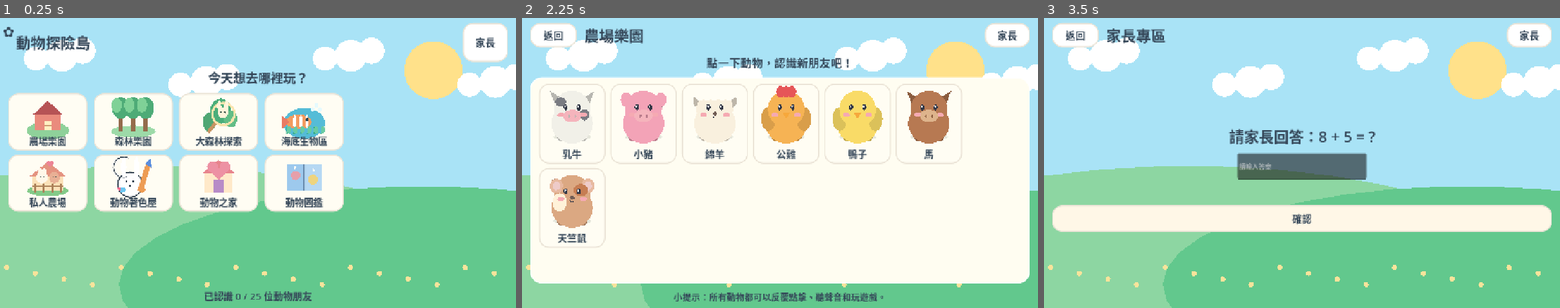
Above: before the commit, frames 1-3 (left to right).
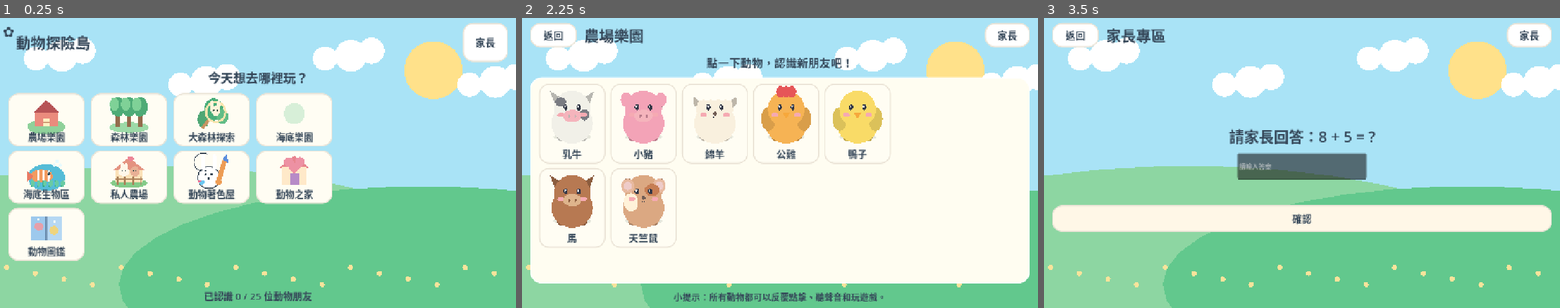
Above: after the commit, the same moments.

Repository: jimmy0933b3-sudo/farm
Game: Godot game, scene res://scenes/Main.tscn
The game is run twice, just before and just after one commit, with the same random seed, the same clock (stepped at 60 frames per second) and the same inputs.
Inputs (mouse positions are in pixels of both pictures, inside the frame that each line leads up to):
- Up to frame 1 (0.25 s): no input
- Up to frame 2 (2.25 s): click "家長" at 0.5 s; click "返回" at 1.25 s; click (568, 122) at 2.02 s
- Up to frame 3 (3.5 s): click "家長" at 2.75 s

The runs differ from the first frame. In frame 1, 16% of the frame differs, in the area x 1-67%, y 25-84%; in frame 2, 4.0%; in frame 3, nothing differs.

Commit message:
feat(ui): smooth finger scrolling in album, animal parks and care tabs; add six-animal Ocean Park

Diff:
--- a/scripts/Main.gd
+++ b/scripts/Main.gd
@@ -10,6 +10,7 @@
 const ColoringRoom = preload("res://scripts/ColoringRoom.gd")
 const ForestDiscovery = preload("res://scripts/ForestDiscovery.gd")
 const OceanDiscovery = preload("res://scripts/OceanDiscovery.gd")
+const TouchAnimalScroll = preload("res://scripts/TouchAnimalScroll.gd")
 const CareStage = preload("res://scripts/CareStage.gd")
 const ChoiceArt = preload("res://scripts/ChoiceArt.gd")
 const Backdrop = preload("res://scripts/Backdrop.gd")
@@ -49,8 +50,8 @@
 	sound.speech_enabled = bool(progress.data["settings"].get("speech", true))
 	var saved_screen = str(progress.data.get("last_screen","home"))
 	match saved_screen:
-		"farm", "forest":
-			show_zone(saved_screen)
+		"farm", "forest", "ocean_park":
+			show_zone("ocean" if saved_screen=="ocean_park" else saved_screen)
 		"care":
 			show_care()
 		"album":
@@ -90,7 +91,7 @@
 func _switch(name: String, bg: String = "home") -> VBoxContainer:
 	sound.stop_speaking()
 	screen = name
-	if name in ["home","farm","forest","care","album","forest_search","private_farm","coloring","ocean_search"]:
+	if name in ["home","farm","forest","care","album","forest_search","private_farm","coloring","ocean_search","ocean_park"]:
 		progress.data["last_screen"] = name
 		progress.save()
 	for node in get_children():
@@ -187,8 +188,10 @@
 	panel.add_theme_stylebox_override("panel", style)
 	return panel
 
-func _animal_button(info: Dictionary, action: Callable, locked: bool = false) -> Button:
-	var card = _button("", action, Color("#FFFDF3"), Vector2(165, 199))
+func _animal_button(info: Dictionary, action: Callable, locked: bool = false, scroll: ScrollContainer = null) -> Button:
+	var card = _button("", action if scroll==null else Callable(), Color("#FFFDF3"), Vector2(165, 199))
+	if scroll!=null:
+		scroll.wire_button(card,action)
 	var column = VBoxContainer.new()
 	column.mouse_filter = Control.MOUSE_FILTER_IGNORE
 	column.set_anchors_and_offsets_preset(Control.PRESET_FULL_RECT)
@@ -210,8 +213,10 @@
 func _animal(id: String) -> Dictionary:
 	return Data.get_animal(animals, id)
 
-func _picture_button(item_id: String, caption: String, action: Callable, minimum: Vector2 = Vector2(242, 226)) -> Button:
-	var card = _button("", action, Color("#FFFDF3"), minimum)
+func _picture_button(item_id: String, caption: String, action: Callable, minimum: Vector2 = Vector2(242, 226), scroll: ScrollContainer = null) -> Button:
+	var card = _button("", action if scroll==null else Callable(), Color("#FFFDF3"), minimum)
+	if scroll!=null:
+		scroll.wire_button(card,action)
 	var container = VBoxContainer.new()
 	container.mouse_filter = Control.MOUSE_FILTER_IGNORE
 	container.set_anchors_and_offsets_preset(Control.PRESET_FULL_RECT)
@@ -253,7 +258,7 @@
 	_header(layout,"動物探險島")
 	layout.add_child(_label("今天想去哪裡玩？",31))
 	# Three columns across two rows leave generous hit targets on 16:9 phones.
-	var scrolling = ScrollContainer.new()
+	var scrolling = TouchAnimalScroll.new()
 	scrolling.size_flags_vertical = Control.SIZE_EXPAND_FILL
 	scrolling.size_flags_horizontal = Control.SIZE_EXPAND_FILL
 	scrolling.horizontal_scroll_mode = ScrollContainer.SCROLL_MODE_DISABLED
@@ -269,7 +274,8 @@
 		{"title":"農場樂園","sub":"認識農場的動物朋友","zone":"farm"},
 		{"title":"森林樂園","sub":"看看森林有哪些動物","zone":"forest"},
 		{"title":"大森林探索","sub":"左右滑動森林找動物","zone":"forest_explore"},
-		{"title":"海底生物區","sub":"海裡找六位動物朋友","zone":"ocean"},
+		{"title":"海底樂園","sub":"認識六位海洋動物朋友","zone":"ocean_park"},
+		{"title":"海底生物區","sub":"左右滑動海底尋找動物","zone":"ocean"},
 		{"title":"私人農場","sub":"把認識的動物放進農場","zone":"private_farm"},
 		{"title":"動物著色屋","sub":"幫收集到的動物上顏色","zone":"coloring"},
 		{"title":"動物之家","sub":"餵食、洗澡、玩耍","zone":"care"},
@@ -280,7 +286,7 @@
 		var outer = VBoxContainer.new()
 		outer.add_theme_constant_override("separation",5)
 		cards.add_child(outer)
-		outer.add_child(_picture_button(destination,str(place["title"]),Callable(self,"_go").bind(destination),Vector2(197,142) if wide else Vector2(171,125)))
+		outer.add_child(_picture_button(destination,str(place["title"]),Callable(self,"_go").bind(destination),Vector2(190,132) if wide else Vector2(158,116),scrolling))
 		# Picture + title already convey the action; avoid a second line that overflows small landscape screens.
 	var count = int(progress.data["collected"].size())
 	layout.add_child(_label("已認識 %d / %d 位動物朋友" % [count,animals.size()],24))
@@ -302,34 +308,35 @@
 			show_coloring()
 		"ocean":
 			show_ocean_search()
+		"ocean_park":
+			show_zone("ocean")
 
 func show_zone(zone: String) -> void:
 	current_zone = zone
-	var layout = _switch(zone, zone)
-	_header(layout, "農場樂園" if zone == "farm" else ("森林樂園" if zone=="forest" else "海底生物區"), Callable(self,"show_home"))
+	var layout = _switch("ocean_park" if zone=="ocean" else zone, zone)
+	_header(layout, "農場樂園" if zone == "farm" else ("森林樂園" if zone=="forest" else "海底樂園"), Callable(self,"show_home"))
 	layout.add_child(_label("點一下動物，認識新朋友吧！", 28))
-	if zone == "forest":
-		var seek_button = _picture_button("forest_explore","大森林探索",Callable(self,"show_forest_search"),Vector2(320,112))
+	if zone in ["forest","ocean"]:
+		var seek_button = _picture_button("forest_explore" if zone=="forest" else "ocean","大森林探索" if zone=="forest" else "海底找動物",Callable(self,"show_forest_search") if zone=="forest" else Callable(self,"show_ocean_search"),Vector2(285,92))
 		seek_button.size_flags_horizontal = Control.SIZE_SHRINK_CENTER
 		layout.add_child(seek_button)
 	var panel = _panel()
 	layout.add_child(panel)
 	panel.size_flags_vertical = Control.SIZE_EXPAND_FILL
-	var scroll = ScrollContainer.new()
+	var scroll = TouchAnimalScroll.new()
 	scroll.size_flags_vertical = Control.SIZE_EXPAND_FILL
 	scroll.size_flags_horizontal = Control.SIZE_EXPAND_FILL
-	scroll.horizontal_scroll_mode = ScrollContainer.SCROLL_MODE_DISABLED
 	panel.add_child(scroll)
 	var grid = GridContainer.new()
-	grid.columns = 6 if zone == "farm" else 5
+	grid.columns = 5 if get_viewport_rect().size.x>=1150 else 4
 	grid.add_theme_constant_override("h_separation", 12)
 	grid.add_theme_constant_override("v_separation", 10)
 	scroll.add_child(grid)
 	for info in animals:
 		if str(info.get("zone","")) == zone:
-			grid.add_child(_animal_button(info, Callable(self,"show_animal").bind(str(info["id"]))))
+			grid.add_child(_animal_button(info, Callable(self,"show_animal").bind(str(info["id"])),false,scroll))
 	layout.add_child(_label("小提示：所有動物都可以反覆點擊、聽聲音和玩遊戲。", 22))
-	_narrate("這裡是%s。用手指點一隻動物，和牠交朋友吧！" % ("農場" if zone == "farm" else "森林"))
+	_narrate("這裡是%s。用手指點一隻動物，和牠交朋友吧！" % ("農場" if zone == "farm" else ("森林" if zone=="forest" else "海底樂園")))
 	# The forest hide-and-seek entry uses its own illustrated button, not a text-only menu.
 
 func show_ocean_search() -> void:
@@ -588,18 +595,18 @@
 	var layout = _switch("album")
 	_header(layout,"我的動物圖鑑",Callable(self,"show_home"))
 	layout.add_child(_label("已收集 %d / %d 張動物貼紙" % [int(progress.data["collected"].size()),animals.size()],29))
-	var scroll = ScrollContainer.new()
+	var scroll = TouchAnimalScroll.new()
 	scroll.size_flags_vertical = Control.SIZE_EXPAND_FILL
 	layout.add_child(scroll)
 	var grid = GridContainer.new()
-	grid.columns = 8
+	grid.columns = 5 if get_viewport_rect().size.x>=1150 else 4
 	grid.add_theme_constant_override("h_separation",10)
 	grid.add_theme_constant_override("v_separation",18)
 	scroll.add_child(grid)
 	for info in animals:
 		var is_collected = progress.data["collected"].has(str(info["id"]))
 		var callback: Callable = Callable(self,"show_animal").bind(str(info["id"])) if is_collected else Callable(self,"_locked")
-		grid.add_child(_animal_button(info,callback,not is_collected))
+		grid.add_child(_animal_button(info,callback,not is_collected,scroll))
 	layout.add_child(_label("探索時點擊動物，就能找到更多朋友！",21))
 	_narrate("這是你的動物圖鑑。亮亮的貼紙，是你認識過的動物朋友。")
 
@@ -616,14 +623,22 @@
 		info = _animal(selected_animal)
 	var layout = _switch("care","farm")
 	_header(layout,"動物之家",Callable(self,"show_home"))
+	var tab_scroll = TouchAnimalScroll.new()
+	tab_scroll.custom_minimum_size=Vector2(0,66)
+	tab_scroll.size_flags_vertical=Control.SIZE_SHRINK_BEGIN
+	tab_scroll.size_flags_horizontal=Control.SIZE_EXPAND_FILL
+	tab_scroll.horizontal_scroll_mode=ScrollContainer.SCROLL_MODE_AUTO
+	tab_scroll.vertical_scroll_mode=ScrollContainer.SCROLL_MODE_DISABLED
+	layout.add_child(tab_scroll)
 	var tabs = HBoxContainer.new()
-	tabs.alignment = BoxContainer.ALIGNMENT_CENTER
 	tabs.add_theme_constant_override("separation",12)
-	layout.add_child(tabs)
+	tab_scroll.add_child(tabs)
 	for animal in animals:
 		if bool(animal.get("care",false)):
 			var aid = str(animal["id"])
-			tabs.add_child(_button(str(animal["name"]),Callable(self,"show_care").bind(aid,false),Color("#D9F2D9") if aid == selected_animal else Color("#FFFDF1"),Vector2(150,58)))
+			var button=_button(str(animal["name"]),Callable(),Color("#D9F2D9") if aid == selected_animal else Color("#FFFDF1"),Vector2(150,58))
+			tab_scroll.wire_button(button,Callable(self,"show_care").bind(aid,false))
+			tabs.add_child(button)
 	var center = HBoxContainer.new()
 	center.size_flags_vertical = Control.SIZE_EXPAND_FILL
 	center.add_theme_constant_override("separation",20)
